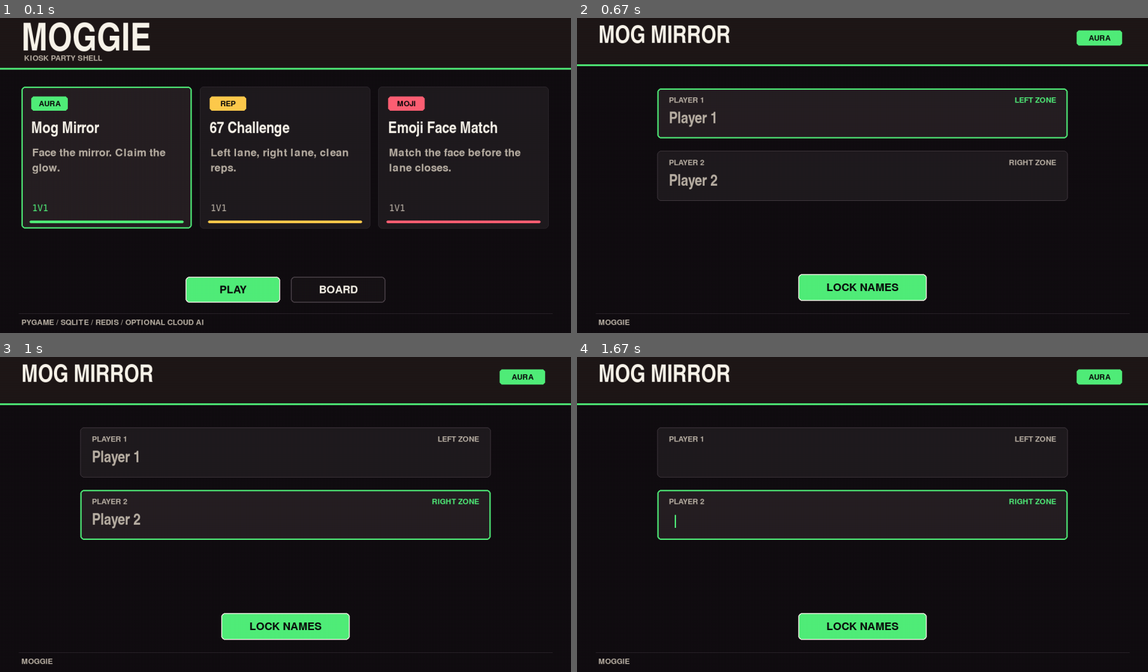
Above: before the commit, frames 1-4 (two rows, left to right).
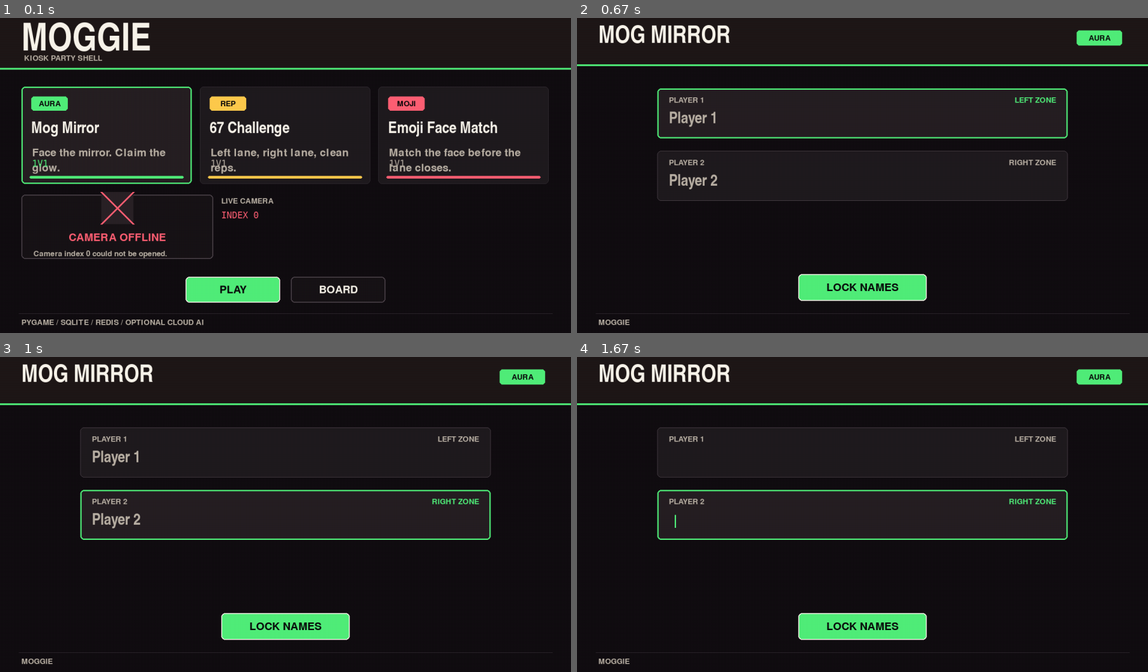
Above: after the commit, the same moments.

Repository: BeanyZoldyck/moggie
Game: pygame game, started from app/main.py
Two runs of this game, one before a commit and one after it. Both use one fixed random seed, a clock stepped at 60 frames per second and the inputs below.
Inputs:
- Up to frame 1 (0.1 s): no input
- Up to frame 2 (0.67 s): tap Enter at 0.33 s
- Up to frame 3 (1 s): hold Up from 0.67 s (still down)
- Up to frame 4 (1.67 s): release Up at 1.13 s; hold Up 1.17-1.53 s; tap Space at 1.23, 1.63 s; hold Up from 1.57 s (still down)

The runs differ from the first frame. In frame 1, 3.4% of the frame differs, in the area x 3-97%, y 44-77%; in frame 2, nothing differs; in frame 3, nothing differs; in frame 4, nothing differs.

Commit message:
Add camera preview service

Diff:
--- a/app/core/moggie_app.py
+++ b/app/core/moggie_app.py
@@ -5,6 +5,7 @@
 
 from app.config import MoggieConfig
 from app.core.screen_manager import ScreenManager
+from app.services.camera_service import CameraService
 from app.services.leaderboard_service import LeaderboardService
 
 LOGGER = logging.getLogger(__name__)
@@ -22,7 +23,8 @@
     def __init__(self, config: MoggieConfig) -> None:
         self.config = config
         self.leaderboard_service = LeaderboardService.from_config(config)
-        self.screen_manager = ScreenManager(config, self.leaderboard_service)
+        self.camera_service = CameraService.from_config(config)
+        self.screen_manager = ScreenManager(config, self.leaderboard_service, camera_service=self.camera_service)
         self.running = False
 
     def run(self, frames: int | None = None) -> None:
@@ -45,8 +47,10 @@
         )
 
         try:
+            self.camera_service.start()
             while self.running and (max_frames == 0 or frame_count < max_frames):
                 dt_ms = clock.tick(self.target_fps)
+                self.camera_service.poll()
                 for event in pygame.event.get():
                     if event.type == pygame.QUIT:
                         self.running = False
@@ -65,6 +69,7 @@
                     self.running = False
                 frame_count += 1
         finally:
+            self.camera_service.stop()
             pygame.quit()
             LOGGER.info("Moggie app exited after %s frame(s)", frame_count)
 
--- a/app/core/screen_manager.py
+++ b/app/core/screen_manager.py
@@ -5,6 +5,7 @@
 
 from app.config import MoggieConfig
 from app.core.game_catalog import GAMES
+from app.services.camera_service import CameraService
 from app.services.leaderboard_service import LeaderboardService
 
 
@@ -37,6 +38,7 @@
         config: MoggieConfig,
         leaderboard_service: LeaderboardService,
         *,
+        camera_service: CameraService | None = None,
         initial_screen: str = "home",
     ) -> None:
         from app.ui.screens.home_screen import HomeScreen
@@ -46,6 +48,7 @@
 
         self.config = config
         self.leaderboard_service = leaderboard_service
+        self.camera_service = camera_service
         self.state = ScreenState()
         self.should_quit = False
         self._screens: dict[str, Screen] = {
--- a/app/services/camera_service.py
+++ b/app/services/camera_service.py
@@ -1,12 +1,150 @@
 from __future__ import annotations
+
+from dataclasses import dataclass
+from time import monotonic
+from typing import Any, Callable
+
+from app.config import MoggieConfig
+
+
+@dataclass(frozen=True)
+class CameraFrame:
+    display_bgr: Any
+    cv_bgr: Any
+    captured_at: float
+
+
+CaptureFactory = Callable[[int], Any]
 
 
 class CameraService:
-    def __init__(self, camera_index: int) -> None:
+    def __init__(
+        self,
+        camera_index: int,
+        *,
+        camera_width: int,
+        camera_height: int,
+        cv_width: int,
+        cv_height: int,
+        capture_factory: CaptureFactory | None = None,
+        cv2_module: Any | None = None,
+    ) -> None:
         self.camera_index = camera_index
+        self.camera_width = camera_width
+        self.camera_height = camera_height
+        self.cv_width = cv_width
+        self.cv_height = cv_height
+        self._capture_factory = capture_factory
+        self._capture: Any | None = None
+        self._cv2: Any | None = cv2_module
+        self._latest_frame: CameraFrame | None = None
+        self._running = False
+        self._diagnostic = "Camera has not been started."
+
+    @classmethod
+    def from_config(cls, config: MoggieConfig) -> CameraService:
+        return cls(
+            config.camera_index,
+            camera_width=config.camera_width,
+            camera_height=config.camera_height,
+            cv_width=config.cv_width,
+            cv_height=config.cv_height,
+        )
+
+    @property
+    def is_running(self) -> bool:
+        return self._running
+
+    @property
+    def is_available(self) -> bool:
+        return self._capture is not None and self._capture.isOpened()
+
+    @property
+    def has_frame(self) -> bool:
+        return self._latest_frame is not None
+
+    @property
+    def diagnostic_message(self) -> str:
+        return self._diagnostic
 
     def start(self) -> None:
-        pass
+        if self._capture is not None:
+            return
+        if self._cv2 is None:
+            try:
+                import cv2
+            except ImportError:
+                self._diagnostic = (
+                    f"Camera index {self.camera_index} unavailable: "
+                    "OpenCV is not installed."
+                )
+                return
+            self._cv2 = cv2
+
+        cv2 = self._cv2
+        factory = self._capture_factory or cv2.VideoCapture
+        capture = factory(self.camera_index)
+        capture.set(cv2.CAP_PROP_FRAME_WIDTH, self.camera_width)
+        capture.set(cv2.CAP_PROP_FRAME_HEIGHT, self.camera_height)
+
+        if not capture.isOpened():
+            capture.release()
+            self._diagnostic = f"Camera index {self.camera_index} could not be opened."
+            return
+
+        self._capture = capture
+        self._running = True
+        self._diagnostic = f"Camera index {self.camera_index} is open."
+        self.poll()
+
+    def poll(self) -> CameraFrame | None:
+        if not self._running or self._capture is None:
+            return self._latest_frame
+
+        ok, frame = self._capture.read()
+        if not ok or frame is None:
+            self._diagnostic = f"Camera index {self.camera_index} opened but did not return a frame."
+            return self._latest_frame
+
+        display_frame = self._resize(frame, self.camera_width, self.camera_height)
+        cv_frame = self._resize(display_frame, self.cv_width, self.cv_height)
+        self._latest_frame = CameraFrame(
+            display_bgr=display_frame,
+            cv_bgr=cv_frame,
+            captured_at=monotonic(),
+        )
+        self._diagnostic = f"Camera index {self.camera_index} streaming {self.camera_width}x{self.camera_height}."
+        return self._latest_frame
+
+    def latest_display_frame(self) -> Any | None:
+        if self._latest_frame is None:
+            return None
+        return self._latest_frame.display_bgr.copy()
+
+    def latest_cv_frame(self) -> Any | None:
+        if self._latest_frame is None:
+            return None
+        return self._latest_frame.cv_bgr.copy()
+
+    def snapshot(self) -> CameraFrame | None:
+        if self._latest_frame is None:
+            return None
+        return CameraFrame(
+            display_bgr=self._latest_frame.display_bgr.copy(),
+            cv_bgr=self._latest_frame.cv_bgr.copy(),
+            captured_at=self._latest_frame.captured_at,
+        )
 
     def stop(self) -> None:
-        pass
+        self._running = False
+        if self._capture is not None:
+            self._capture.release()
+            self._capture = None
+        self._diagnostic = "Camera stopped."
+
+    def _resize(self, frame: Any, width: int, height: int) -> Any:
+        if frame.shape[1] == width and frame.shape[0] == height:
+            return frame.copy()
+        if self._cv2 is None:
+            raise RuntimeError("CameraService cannot resize frames before OpenCV is loaded.")
+        return self._cv2.resize(frame, (width, height), interpolation=self._cv2.INTER_AREA)
--- a/app/ui/renderers/camera_preview_renderer.py
+++ b/app/ui/renderers/camera_preview_renderer.py
@@ -1,2 +1,83 @@
+from __future__ import annotations
+
+from typing import Any
+
+from app.ui import theme
+from app.ui.render_utils import FontSet, build_fonts, draw_text, draw_wrapped_text, scale_to_fit
+
+
+def _pygame() -> Any:
+    import pygame
+
+    return pygame
+
+
 class CameraPreviewRenderer:
-    pass
+    def __init__(self) -> None:
+        self.fonts: FontSet | None = None
+
+    def render(
+        self,
+        surface: Any,
+        rect: Any,
+        *,
+        frame_bgr: Any | None,
+        diagnostic: str,
+        show_divider: bool = True,
+    ) -> None:
+        pygame = _pygame()
+        self.fonts = self.fonts or build_fonts(pygame)
+
+        pygame.draw.rect(surface, theme.SURFACE_DARK, rect, border_radius=8)
+        pygame.draw.rect(surface, theme.BORDER, rect, 2, border_radius=8)
+        inner = rect.inflate(-6, -6)
+
+        if frame_bgr is None:
+            self._render_diagnostic(pygame, surface, inner, diagnostic)
+            return
+
+        preview = self._surface_from_bgr(pygame, frame_bgr)
+        scaled_size = scale_to_fit(preview.get_size(), inner.size)
+        preview = pygame.transform.smoothscale(preview, scaled_size)
+        target = preview.get_rect(center=inner.center)
+        surface.blit(preview, target)
+        pygame.draw.rect(surface, theme.BORDER, target, 1)
+        if show_divider:
+            divider_x = target.left + target.width // 2
+            pygame.draw.line(surface, theme.ACCENT, (divider_x, target.top), (divider_x, target.bottom), 3)
+            self._draw_zone_label(surface, "P1", (target.left + 14, target.top + 12), theme.ACCENT)
+            self._draw_zone_label(surface, "P2", (target.right - 14, target.top + 12), theme.WARNING, anchor="topright")
+
+    def _render_diagnostic(self, pygame: Any, surface: Any, rect: Any, diagnostic: str) -> None:
+        assert self.fonts is not None
+        icon_rect = pygame.Rect(0, 0, 72, 72)
+        icon_rect.center = (rect.centerx, rect.centery - 42)
+        pygame.draw.rect(surface, (42, 34, 39), icon_rect, border_radius=8)
+        pygame.draw.line(surface, theme.ERROR, icon_rect.topleft, icon_rect.bottomright, 5)
+        pygame.draw.line(surface, theme.ERROR, icon_rect.topright, icon_rect.bottomleft, 5)
+        draw_text(surface, "CAMERA OFFLINE", self.fonts.body, theme.ERROR, (rect.centerx, rect.centery + 24), anchor="center")
+        draw_wrapped_text(
+            surface,
+            diagnostic,
+            self.fonts.small,
+            theme.TEXT_MUTED,
+            pygame.Rect(rect.left + 24, rect.centery + 52, rect.width - 48, 80),
+            max_lines=3,
+        )
+
+    def _draw_zone_label(
+        self,
+        surface: Any,
+        label: str,
+        position: tuple[int, int],
+        color: tuple[int, int, int],
+        *,
+        anchor: str = "topleft",
+    ) -> None:
+        assert self.fonts is not None
+        draw_text(surface, label, self.fonts.mono, color, position, anchor=anchor)
+
+    def _surface_from_bgr(self, pygame: Any, frame_bgr: Any) -> Any:
+        rgb = frame_bgr[:, :, ::-1]
+        height, width = rgb.shape[:2]
+        return pygame.image.frombuffer(rgb.tobytes(), (width, height), "RGB").convert()
--- a/app/ui/screens/home_screen.py
+++ b/app/ui/screens/home_screen.py
@@ -14,6 +14,7 @@
     draw_text,
     draw_wrapped_text,
 )
+from app.ui.renderers.camera_preview_renderer import CameraPreviewRenderer
 
 
 def _pygame() -> Any:
@@ -30,6 +31,7 @@
         self.game_index = 0
         self.action_index = 0
         self.fonts: FontSet | None = None
+        self.preview_renderer = CameraPreviewRenderer()
 
     def on_enter(self, **_: Any) -> None:
         self.game_index = game_index(self.manager.state.selected_game_type)
@@ -68,7 +70,8 @@
         card_margin = 48
         card_gap = 18
         card_y = 168
-        card_h = min(318, max(250, height - 392))
+        preview_h = min(164, max(118, height // 5))
+        card_h = min(276, max(218, height - preview_h - 392))
         card_w = (width - card_margin * 2 - card_gap * 2) // 3
         for index, game in enumerate(GAMES):
             rect = pygame.Rect(card_margin + index * (card_w + card_gap), card_y, card_w, card_h)
@@ -111,6 +114,30 @@
             )
 
         active_game = GAMES[self.game_index]
+        preview_rect = pygame.Rect(48, min(height - preview_h - 64, card_y + card_h + 24), min(430, width - 96), preview_h)
+        camera_service = self.manager.camera_service
+        frame = camera_service.latest_display_frame() if camera_service is not None else None
+        diagnostic = (
+            camera_service.diagnostic_message
+            if camera_service is not None
+            else f"Camera index {self.manager.config.camera_index} is not configured."
+        )
+        self.preview_renderer.render(
+            surface,
+            preview_rect,
+            frame_bgr=frame,
+            diagnostic=diagnostic,
+            show_divider=self.manager.config.show_zone_divider,
+        )
+        draw_text(surface, "LIVE CAMERA", fonts.small, theme.TEXT_MUTED, (preview_rect.right + 18, preview_rect.top + 6))
+        draw_text(
+            surface,
+            f"INDEX {self.manager.config.camera_index}",
+            fonts.mono,
+            theme.ACCENT if frame is not None else theme.ERROR,
+            (preview_rect.right + 18, preview_rect.top + 34),
+        )
+
         button_w = 212
         button_h = 58
         buttons_y = height - 126
--- a/scripts/smoke_test_camera.py
+++ b/scripts/smoke_test_camera.py
@@ -2,32 +2,37 @@
 from __future__ import annotations
 
 import sys
+from pathlib import Path
+
+ROOT = Path(__file__).resolve().parents[1]
+if str(ROOT) not in sys.path:
+    sys.path.insert(0, str(ROOT))
 
 from app.config import load_config
+from app.services.camera_service import CameraService
 
 
 def main() -> int:
+    config = load_config()
+    camera = CameraService.from_config(config)
+    camera.start()
     try:
-        import cv2
-    except ImportError:
-        print("opencv-python is not installed; install project dependencies first.", file=sys.stderr)
-        return 2
-
-    config = load_config()
-    capture = cv2.VideoCapture(config.camera_index)
-    try:
-        if not capture.isOpened():
-            print(f"Camera index {config.camera_index} could not be opened.", file=sys.stderr)
+        if not camera.is_available:
+            print(camera.diagnostic_message, file=sys.stderr)
             return 1
-        ok, frame = capture.read()
-        if not ok or frame is None:
-            print("Camera opened but did not return a frame.", file=sys.stderr)
+        snapshot = camera.snapshot() or camera.poll()
+        if snapshot is None:
+            print(camera.diagnostic_message, file=sys.stderr)
             return 1
-        height, width = frame.shape[:2]
-        print(f"Camera OK: {width}x{height}")
+        display_h, display_w = snapshot.display_bgr.shape[:2]
+        cv_h, cv_w = snapshot.cv_bgr.shape[:2]
+        print(
+            f"Camera OK: index={config.camera_index} "
+            f"display={display_w}x{display_h} cv={cv_w}x{cv_h}"
+        )
         return 0
     finally:
-        capture.release()
+        camera.stop()
 
 
 if __name__ == "__main__":
--- /dev/null
+++ b/tests/test_camera_service.py
@@ -0,0 +1,108 @@
+from __future__ import annotations
+
+import unittest
+
+from app.services.camera_service import CameraService
+
+
+class FakeFrame:
+    def __init__(self, width: int, height: int, marker: int = 24) -> None:
+        self.shape = (height, width, 3)
+        self.marker = marker
+
+    def copy(self) -> "FakeFrame":
+        return FakeFrame(self.shape[1], self.shape[0], self.marker)
+
+
+class FakeCv2:
+    CAP_PROP_FRAME_WIDTH = 3
+    CAP_PROP_FRAME_HEIGHT = 4
+    INTER_AREA = 3
+
+    def resize(self, frame: FakeFrame, size: tuple[int, int], interpolation: int) -> FakeFrame:
+        return FakeFrame(size[0], size[1], frame.marker)
+
+
+class FakeCapture:
+    def __init__(self, opened: bool = True) -> None:
+        self.opened = opened
+        self.released = False
+        self.set_calls: list[tuple[int, int]] = []
+        self.read_count = 0
+
+    def isOpened(self) -> bool:
+        return self.opened
+
+    def set(self, prop: int, value: int) -> None:
+        self.set_calls.append((prop, value))
+
+    def read(self) -> tuple[bool, FakeFrame]:
+        self.read_count += 1
+        return True, FakeFrame(640, 480)
+
+    def release(self) -> None:
+        self.released = True
+        self.opened = False
+
+
+class CameraServiceTests(unittest.TestCase):
+    def test_start_opens_configured_camera_and_caches_display_and_cv_frames(self) -> None:
+        fake = FakeCapture()
+        service = CameraService(
+            2,
+            camera_width=640,
+            camera_height=480,
+            cv_width=320,
+            cv_height=240,
+            capture_factory=lambda index: fake,
+            cv2_module=FakeCv2(),
+        )
+
+        service.start()
+        snapshot = service.snapshot()
+
+        self.assertTrue(service.is_available)
+        self.assertIsNotNone(snapshot)
+        assert snapshot is not None
+        self.assertEqual(snapshot.display_bgr.shape, (480, 640, 3))
+        self.assertEqual(snapshot.cv_bgr.shape, (240, 320, 3))
+        self.assertIn("Camera index 2 streaming", service.diagnostic_message)
+
+    def test_latest_frames_are_copies_for_game_snapshot_use(self) -> None:
+        service = CameraService(
+            0,
+            camera_width=640,
+            camera_height=480,
+            cv_width=320,
+            cv_height=240,
+            capture_factory=lambda index: FakeCapture(),
+            cv2_module=FakeCv2(),
+        )
+
+        service.start()
+        first = service.latest_display_frame()
+        second = service.latest_display_frame()
+
+        self.assertIsNot(first, second)
+        self.assertIsNotNone(first)
+        self.assertIsNotNone(second)
+
+    def test_failed_camera_open_sets_diagnostic_without_raising(self) -> None:
+        service = CameraService(
+            9,
+            camera_width=640,
+            camera_height=480,
+            cv_width=320,
+            cv_height=240,
+            capture_factory=lambda index: FakeCapture(opened=False),
+            cv2_module=FakeCv2(),
+        )
+
+        service.start()
+
+        self.assertFalse(service.is_available)
+        self.assertIn("Camera index 9 could not be opened", service.diagnostic_message)
+
+
+if __name__ == "__main__":
+    unittest.main()
